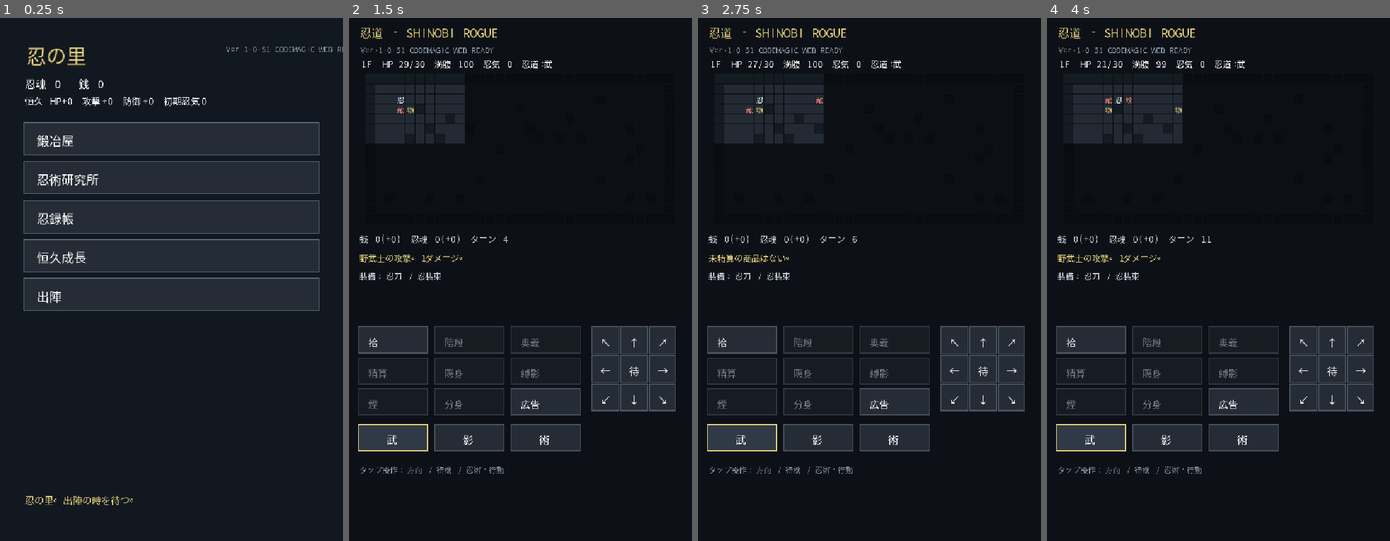
Above: before the commit, frames 1-4 (left to right).
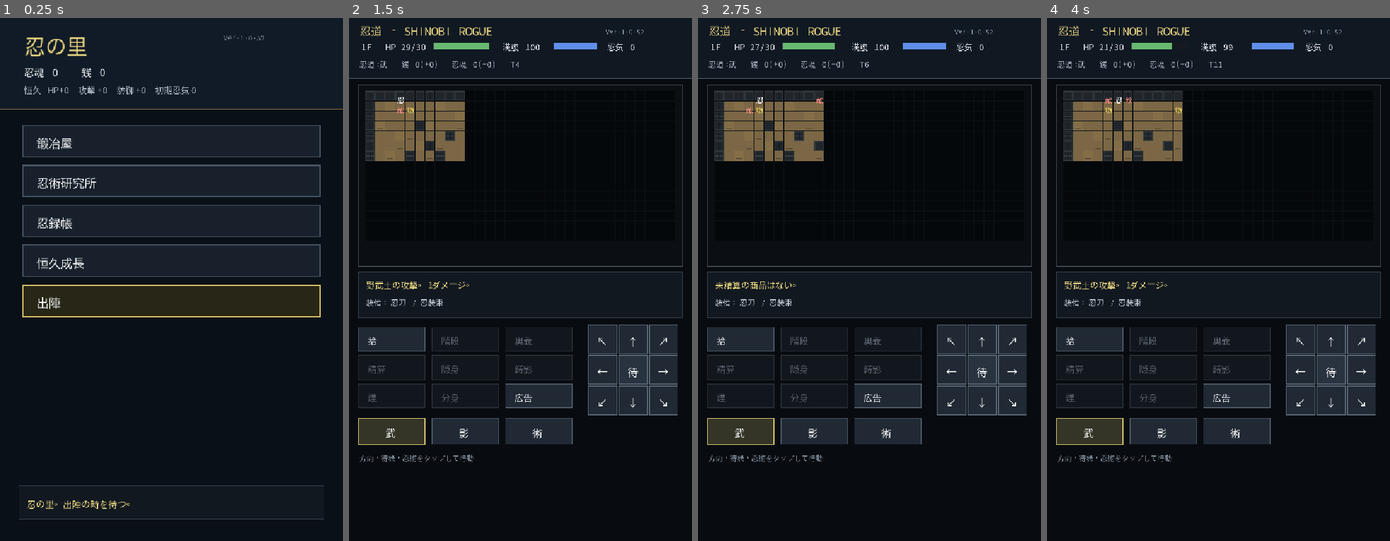
Above: after the commit, the same moments.

Repository: chuanqiliangzhi50-a11y/shinobi-rogue
Game: Godot game, scene res://Main.tscn
Two runs of this game, one before a commit and one after it. Both use one fixed random seed, a clock stepped at 60 frames per second and the inputs below.
Inputs (mouse positions are in pixels of both pictures, inside the frame that each line leads up to):
- Up to frame 1 (0.25 s): no input
- Up to frame 2 (1.5 s): tap Enter at 0.5 s; move the mouse to (595, 253) at 0.52 s; hold Right 0.53-1.28 s; tap Y at 0.6 s; click (595, 253) at 0.67 s; tap Space at 0.77, 1.25 s; move the mouse to (451, 305) at 1.27 s; hold Down from 1.28 s (still down); tap N at 1.35 s
- Up to frame 3 (2.75 s): tap Space at 1.52 s; tap Enter at 2 s; move the mouse to (903, 164) at 2.02 s; release Down at 2.03 s; hold Right from 2.03 s (still down); tap B at 2.1 s
- Up to frame 4 (4 s): tap Space at 2.75, 3.02, 3.77 s; move the mouse to (1201, 384) at 2.77 s; release Right at 2.78 s; hold Up 2.78-3.53 s; tap C at 2.85 s; click (1201, 384) at 2.92 s; tap Enter at 3.5 s; move the mouse to (1321, 357) at 3.52 s; hold A from 3.53 s (still down); tap 1 at 3.6 s

The runs differ from the first frame. In frame 1, 13% of the frame differs, in the area x 0-100%, y 3-96%; in frame 2, 13%; in frame 3, 13%; in frame 4, 13%.

Commit message:
Add files via upload

Diff:
--- a/Main.gd
+++ b/Main.gd
@@ -1,7 +1,7 @@
 extends Node2D
 
-const VERSION := "1.0.51"
-const RELEASE_CHANNEL := "CODEMAGIC WEB READY"
+const VERSION := "1.0.52"
+const RELEASE_CHANNEL := "QUALITY IMPROVEMENT PREVIEW"
 const DEVELOPMENT_UI_ENABLED := false
 const ADS_ENABLED := false # Initial App Store release: ad SDK not integrated yet.
 const MAP_W := 31
@@ -2582,18 +2582,39 @@
 				return
 
 
+func draw_panel(rect: Rect2, fill: Color = Color("#141b23"), border: Color = Color("#46515f"), border_width: float = 2.0) -> void:
+	draw_rect(rect, fill)
+	draw_rect(rect, border, false, border_width)
+
+
+func draw_meter(pos: Vector2, size: Vector2, value: int, maximum: int, fill: Color, bg: Color = Color("#151a20")) -> void:
+	var ratio := 0.0
+	if maximum > 0:
+		ratio = clamp(float(value) / float(maximum), 0.0, 1.0)
+	draw_rect(Rect2(pos, size), bg)
+	draw_rect(Rect2(pos, Vector2(size.x * ratio, size.y)), fill)
+	draw_rect(Rect2(pos, size), Color("#66717e"), false, 1.0)
+
+
 func draw_village_portrait() -> void:
-	draw_rect(Rect2(0, 0, 720, 1100), Color("#121820"))
-	draw_ui_text(Vector2(50, 92), "忍の里", HORIZONTAL_ALIGNMENT_LEFT, -1, 42, Color("#e4cf7a"))
-	draw_ui_text(Vector2(50, 145), "忍魂 %d   銭 %d" % [souls, coins], HORIZONTAL_ALIGNMENT_LEFT, -1, 22, Color.WHITE)
-	draw_ui_text(Vector2(50, 180), "恒久 HP+%d  攻撃+%d  防御+%d  初期忍気%d" % [perm_hp, perm_attack, perm_defense, perm_ninja_energy], HORIZONTAL_ALIGNMENT_LEFT, -1, 19, Color.WHITE)
+	draw_rect(Rect2(0, 0, 720, 1100), Color("#0a1017"))
+	# Replaceable visual shell: no gameplay/save dependency.
+	draw_rect(Rect2(0, 0, 720, 190), Color("#111b27"))
+	draw_rect(Rect2(0, 190, 720, 3), Color("#8d7740"))
+	draw_ui_text(Vector2(46, 72), "忍の里", HORIZONTAL_ALIGNMENT_LEFT, -1, 44, Color("#e8d47f"))
+	draw_ui_text(Vector2(48, 120), "忍魂 %d    銭 %d" % [souls, coins], HORIZONTAL_ALIGNMENT_LEFT, -1, 21, Color("#e4e8ed"))
+	draw_ui_text(Vector2(48, 157), "恒久 HP+%d  攻撃+%d  防御+%d  初期忍気%d" % [perm_hp, perm_attack, perm_defense, perm_ninja_energy], HORIZONTAL_ALIGNMENT_LEFT, -1, 18, Color("#aeb7c2"))
 	if village_menu == "main":
 		var labels = ["鍛冶屋", "忍術研究所", "忍録帳", "恒久成長", "出陣"]
 		for i in range(labels.size()):
-			var r := Rect2(50, 220 + i * 82, 620, 68)
-			draw_rect(r, Color("#252c35"))
-			draw_rect(r, Color("#596575"), false, 2)
-			draw_ui_text(r.position + Vector2(24, 45), labels[i], HORIZONTAL_ALIGNMENT_LEFT, -1, 26, Color.WHITE)
+			var r := Rect2(48, 226 + i * 84, 624, 66)
+			var fill := Color("#18212b")
+			var border := Color("#455464")
+			if i == labels.size() - 1:
+				fill = Color("#282717")
+				border = Color("#d7bf66")
+			draw_panel(r, fill, border, 2.0)
+			draw_ui_text(r.position + Vector2(26, 44), labels[i], HORIZONTAL_ALIGNMENT_LEFT, -1, 25, Color("#f0f2f5"))
 	else:
 		var title := ""
 		var actions: Array = []
@@ -2609,86 +2630,122 @@
 		else:
 			title = "恒久成長"
 			actions = ["最大HP+5（忍魂5）", "攻撃+1（忍魂5）", "防御+1（忍魂5）"]
-		draw_ui_text(Vector2(50, 245), title, HORIZONTAL_ALIGNMENT_LEFT, -1, 32, Color("#e4cf7a"))
+		draw_ui_text(Vector2(48, 250), title, HORIZONTAL_ALIGNMENT_LEFT, -1, 32, Color("#e8d47f"))
 		for i in range(actions.size()):
-			var r := Rect2(50, 300 + i * 80, 620, 64)
-			draw_rect(r, Color("#252c35"))
-			draw_rect(r, Color("#596575"), false, 2)
+			var r := Rect2(48, 306 + i * 80, 624, 64)
+			draw_panel(r, Color("#18212b"), Color("#455464"), 2.0)
 			draw_ui_text(r.position + Vector2(18, 42), str(actions[i]).left(42), HORIZONTAL_ALIGNMENT_LEFT, -1, 20, Color.WHITE)
-		var back := Rect2(50,650,260,64)
-		draw_rect(back,Color("#252c35"))
-		draw_rect(back,Color("#596575"),false,2)
-		draw_ui_text(back.position+Vector2(24,42),"戻る",HORIZONTAL_ALIGNMENT_LEFT,-1,22,Color.WHITE)
-	draw_ui_text(Vector2(50, 1020), message.left(40), HORIZONTAL_ALIGNMENT_LEFT, -1, 20, Color("#e4cf7a"))
-	draw_ui_text(Vector2(470, 70), "Ver.%s %s" % [VERSION, RELEASE_CHANNEL], HORIZONTAL_ALIGNMENT_LEFT, -1, 15, Color("#8995a3"))
+		var back := Rect2(48, 654, 270, 64)
+		draw_panel(back, Color("#18212b"), Color("#455464"), 2.0)
+		draw_ui_text(back.position + Vector2(24, 42), "戻る", HORIZONTAL_ALIGNMENT_LEFT, -1, 22, Color.WHITE)
+	draw_panel(Rect2(40, 984, 640, 70), Color("#111820"), Color("#394653"), 1.0)
+	draw_ui_text(Vector2(54, 1028), message.left(40), HORIZONTAL_ALIGNMENT_LEFT, -1, 19, Color("#e5d37d"))
+	draw_ui_text(Vector2(465, 46), "Ver.%s" % VERSION, HORIZONTAL_ALIGNMENT_LEFT, -1, 14, Color("#7f8b98"))
+
+
+func draw_dungeon_tile(p: Vector2, tile: String, seen: bool, x: int, y: int, tile_size: int) -> void:
+	var r := Rect2(p, Vector2(tile_size - 1, tile_size - 1))
+	if not seen:
+		draw_rect(r, Color("#05080b"))
+		return
+	if tile == "#":
+		var wall_base := Color("#2a3035")
+		if (x + y) % 3 == 0:
+			wall_base = Color("#30373c")
+		draw_rect(r, wall_base)
+		draw_rect(Rect2(p + Vector2(2, 2), Vector2(tile_size - 5, tile_size - 5)), Color("#1f252a"))
+		if y % 2 == 0:
+			draw_line(p + Vector2(2, tile_size * 0.5), p + Vector2(tile_size - 3, tile_size * 0.5), Color("#394047"), 1.0)
+		if x % 2 == 0:
+			draw_line(p + Vector2(tile_size * 0.5, 2), p + Vector2(tile_size * 0.5, tile_size - 3), Color("#161b20"), 1.0)
+	elif tile == ">":
+		draw_rect(r, Color("#4b442c"))
+		draw_rect(Rect2(p + Vector2(3, 3), Vector2(tile_size - 7, tile_size - 7)), Color("#776a3d"))
+	else:
+		var floor_base := Color("#7b6745")
+		if (x * 7 + y * 11) % 5 == 0:
+			floor_base = Color("#846e48")
+		draw_rect(r, floor_base)
+		draw_rect(Rect2(p + Vector2(1, 1), Vector2(tile_size - 3, tile_size - 3)), floor_base)
+		if (x + y) % 4 == 0:
+			draw_line(p + Vector2(4, tile_size - 5), p + Vector2(tile_size - 5, tile_size - 5), Color("#5a4c37"), 1.0)
 
 
 func draw_dungeon_portrait() -> void:
 	const PTILE := 21
 	const PMAP_X := 34
-	const PMAP_Y := 118
-	draw_rect(Rect2(0,0,720,1100), Color("#0d1117"))
-	draw_ui_text(Vector2(20,38), "忍道 - SHINOBI ROGUE", HORIZONTAL_ALIGNMENT_LEFT,-1,24,Color("#e4cf7a"))
-	draw_ui_text(Vector2(20,72), "Ver.%s %s" % [VERSION,RELEASE_CHANNEL], HORIZONTAL_ALIGNMENT_LEFT,-1,15,Color("#8995a3"))
-	draw_ui_text(Vector2(20,102), "%dF  HP %d/%d  満腹 %d  忍気 %d  忍道:%s" % [floor_no,hp,max_hp,hunger,ninja_energy,style_name], HORIZONTAL_ALIGNMENT_LEFT,-1,18,Color.WHITE)
+	const PMAP_Y := 154
+	draw_rect(Rect2(0, 0, 720, 1100), Color("#080c11"))
+	draw_rect(Rect2(0, 0, 720, 128), Color("#101822"))
+	draw_rect(Rect2(0, 126, 720, 2), Color("#5a6673"))
+	draw_ui_text(Vector2(20, 34), "忍道 - SHINOBI ROGUE", HORIZONTAL_ALIGNMENT_LEFT, -1, 23, Color("#e8d47f"))
+	draw_ui_text(Vector2(535, 33), "Ver.%s" % VERSION, HORIZONTAL_ALIGNMENT_LEFT, -1, 13, Color("#7f8b98"))
+	draw_ui_text(Vector2(20, 66), "%dF" % floor_no, HORIZONTAL_ALIGNMENT_LEFT, -1, 18, Color.WHITE)
+	draw_ui_text(Vector2(72, 66), "HP %d/%d" % [hp, max_hp], HORIZONTAL_ALIGNMENT_LEFT, -1, 17, Color("#e7ebef"))
+	draw_meter(Vector2(178, 53), Vector2(120, 13), hp, max_hp, Color("#67b96f"))
+	draw_ui_text(Vector2(320, 66), "満腹 %d" % hunger, HORIZONTAL_ALIGNMENT_LEFT, -1, 17, Color("#e7ebef"))
+	draw_meter(Vector2(430, 53), Vector2(90, 13), hunger, 100, Color("#5f8fe8"))
+	draw_ui_text(Vector2(540, 66), "忍気 %d" % ninja_energy, HORIZONTAL_ALIGNMENT_LEFT, -1, 17, Color("#e7ebef"))
+	draw_ui_text(Vector2(20, 102), "忍道:%s   銭 %d(+%d)   忍魂 %d(+%d)   T%d" % [style_name, coins, run_coins, souls, run_souls, turn_no], HORIZONTAL_ALIGNMENT_LEFT, -1, 16, Color("#aeb7c2"))
+	draw_panel(Rect2(20, 140, 680, 382), Color("#0b0f14"), Color("#3c4650"), 2.0)
 	for y in range(MAP_H):
 		for x in range(MAP_W):
-			var p := Vector2(PMAP_X + x*PTILE, PMAP_Y + y*PTILE)
+			var p := Vector2(PMAP_X + x * PTILE, PMAP_Y + y * PTILE)
 			var seen := validate_grid(explored) and bool(explored[y][x])
 			var tile := str(map[y][x]) if validate_grid(map) else "#"
-			var col := Color("#232a33") if seen else Color("#0c1015")
-			if tile == "#": col = Color("#151b22") if seen else Color("#090c10")
-			elif tile == ">": col = Color("#4a4430") if seen else Color("#0c1015")
-			draw_rect(Rect2(p,Vector2(PTILE-1,PTILE-1)),col)
+			draw_dungeon_tile(p, tile, seen, x, y, PTILE)
+	# Entity art is intentionally still placeholder glyphs until design approval.
 	for item in items:
 		var ip: Vector2i = item["pos"]
-		if is_visible_cell(ip): draw_ui_text(portrait_cell_center(ip)+Vector2(-8,6),"物",HORIZONTAL_ALIGNMENT_LEFT,-1,14,Color("#d6c56d"))
+		if is_visible_cell(ip):
+			draw_ui_text(portrait_cell_center(ip) + Vector2(-8, 6), "物", HORIZONTAL_ALIGNMENT_LEFT, -1, 14, Color("#f0d45f"))
 	for e in enemies:
 		var ep: Vector2i = e["pos"]
-		if is_visible_cell(ep): draw_ui_text(portrait_cell_center(ep)+Vector2(-8,6),"将" if bool(e["boss"]) else "敵",HORIZONTAL_ALIGNMENT_LEFT,-1,14,Color("#e07a72"))
-	if shopkeeper.size()>0:
+		if is_visible_cell(ep):
+			draw_ui_text(portrait_cell_center(ep) + Vector2(-8, 6), "将" if bool(e["boss"]) else "敵", HORIZONTAL_ALIGNMENT_LEFT, -1, 14, Color("#f08a7d"))
+	if shopkeeper.size() > 0:
 		var sp: Vector2i = shopkeeper["pos"]
-		if is_visible_cell(sp): draw_ui_text(portrait_cell_center(sp)+Vector2(-8,6),"闇" if merchant_type=="闇商人" else "商",HORIZONTAL_ALIGNMENT_LEFT,-1,14,Color("#c59cff") if merchant_type=="闇商人" else Color("#8ad5a2"))
-	if clone_active and is_visible_cell(clone_pos): draw_ui_text(portrait_cell_center(clone_pos)+Vector2(-8,6),"影",HORIZONTAL_ALIGNMENT_LEFT,-1,14,Color("#91a9d6"))
-	draw_ui_text(portrait_cell_center(player)+Vector2(-8,6),"忍",HORIZONTAL_ALIGNMENT_LEFT,-1,15,Color("#d9e2ee"))
-	var hunger_note := "【空腹注意】" if hunger<=20 else ""
-	draw_ui_text(Vector2(20,470),"銭 %d(+%d)  忍魂 %d(+%d)  ターン %d %s" % [coins,run_coins,souls,run_souls,turn_no,hunger_note],HORIZONTAL_ALIGNMENT_LEFT,-1,18,Color("#ffb27d") if hunger<=20 else Color("#c5cbd3"))
-	draw_ui_text(Vector2(20,510),message.left(44),HORIZONTAL_ALIGNMENT_LEFT,-1,18,Color("#e4cf7a"))
-	draw_ui_text(Vector2(20,548),"装備: %s / %s" % [WEAPON_NAME,ARMOR_NAME],HORIZONTAL_ALIGNMENT_LEFT,-1,17,Color("#c5cbd3"))
-	if unpaid_items.size()>0: draw_ui_text(Vector2(20,582),"未精算 %d点 / 合計%d銭" % [unpaid_items.size(),shop_total_unpaid()],HORIZONTAL_ALIGNMENT_LEFT,-1,16,Color("#ff9a7a"))
-	if merchant_bound_turns>0: draw_ui_text(Vector2(360,582),"商人縛影 %d" % merchant_bound_turns,HORIZONTAL_ALIGNMENT_LEFT,-1,16,Color("#a8c6ff"))
-	if smoke_turns>0: draw_ui_text(Vector2(20,612),"煙 %d" % smoke_turns,HORIZONTAL_ALIGNMENT_LEFT,-1,16,Color("#b7bdc8"))
-	if clone_active: draw_ui_text(Vector2(180,612),"分身あと%d歩" % clone_steps_left,HORIZONTAL_ALIGNMENT_LEFT,-1,16,Color("#91a9d6"))
+		if is_visible_cell(sp):
+			draw_ui_text(portrait_cell_center(sp) + Vector2(-8, 6), "闇" if merchant_type == "闇商人" else "商", HORIZONTAL_ALIGNMENT_LEFT, -1, 14, Color("#c59cff") if merchant_type == "闇商人" else Color("#8ad5a2"))
+	if clone_active and is_visible_cell(clone_pos):
+		draw_ui_text(portrait_cell_center(clone_pos) + Vector2(-8, 6), "影", HORIZONTAL_ALIGNMENT_LEFT, -1, 14, Color("#91a9d6"))
+	draw_ui_text(portrait_cell_center(player) + Vector2(-8, 6), "忍", HORIZONTAL_ALIGNMENT_LEFT, -1, 15, Color("#ffffff"))
+	var hunger_note := "【空腹注意】" if hunger <= 20 else ""
+	draw_panel(Rect2(20, 534, 680, 96), Color("#111820"), Color("#394653"), 1.0)
+	draw_ui_text(Vector2(34, 567), message.left(44), HORIZONTAL_ALIGNMENT_LEFT, -1, 18, Color("#e8d47f"))
+	draw_ui_text(Vector2(34, 603), "装備: %s / %s   %s" % [WEAPON_NAME, ARMOR_NAME, hunger_note], HORIZONTAL_ALIGNMENT_LEFT, -1, 16, Color("#bbc4ce"))
+	if unpaid_items.size() > 0:
+		draw_ui_text(Vector2(420, 603), "未精算 %d点/%d銭" % [unpaid_items.size(), shop_total_unpaid()], HORIZONTAL_ALIGNMENT_LEFT, -1, 15, Color("#ff9a7a"))
 	draw_mobile_controls_portrait()
-	if checkout_prompt or ad_menu: draw_modal_overlay_portrait()
+	if checkout_prompt or ad_menu:
+		draw_modal_overlay_portrait()
 
 
 func draw_mobile_controls_portrait() -> void:
-	var actions = [["拾","pickup"],["階段","stairs"],["奥義","ultimate"],["精算","buy"],["隠身","hide"],["縛影","bind"],["煙","smoke"],["分身","clone"],["広告","ad"]]
+	var actions = [["拾", "pickup"], ["階段", "stairs"], ["奥義", "ultimate"], ["精算", "buy"], ["隠身", "hide"], ["縛影", "bind"], ["煙", "smoke"], ["分身", "clone"], ["広告", "ad"]]
 	for i in range(actions.size()):
 		var col := i % 3
 		var row := i / 3
-		var r := Rect2(20+col*160,650+row*65,145,55)
+		var r := Rect2(20 + col * 154, 650 + row * 60, 140, 50)
 		var available := touch_action_available(str(actions[i][1]))
-		draw_rect(r,Color("#252c35") if available else Color("#171c22"))
-		draw_rect(r,Color("#48515e") if available else Color("#303740"),false,2)
-		draw_ui_text(r.position+Vector2(18,38),str(actions[i][0]),HORIZONTAL_ALIGNMENT_LEFT,-1,20,Color.WHITE if available else Color("#707984"))
-	var base := Vector2(510,650)
-	var cell := 60.0
-	var labels=[["↖","↑","↗"],["←","待","→"],["↙","↓","↘"]]
+		draw_panel(r, Color("#202934") if available else Color("#12171d"), Color("#4c5865") if available else Color("#252c34"), 1.5)
+		draw_ui_text(r.position + Vector2(17, 34), str(actions[i][0]), HORIZONTAL_ALIGNMENT_LEFT, -1, 19, Color("#f2f4f7") if available else Color("#59626d"))
+	var base := Vector2(502, 646)
+	var cell := 64.0
+	var labels = [["↖", "↑", "↗"], ["←", "待", "→"], ["↙", "↓", "↘"]]
 	for y in range(3):
 		for x in range(3):
-			var r := Rect2(base.x+x*cell,base.y+y*cell,cell-4,cell-4)
-			draw_rect(r,Color("#252c35"))
-			draw_rect(r,Color("#48515e"),false,2)
-			draw_ui_text(r.position+Vector2(15,39),labels[y][x],HORIZONTAL_ALIGNMENT_LEFT,-1,22,Color.WHITE)
-	var styles=[["武",20],["影",180],["術",340]]
+			var r := Rect2(base.x + x * cell, base.y + y * cell, cell - 4, cell - 4)
+			var center := x == 1 and y == 1
+			draw_panel(r, Color("#29333f") if center else Color("#202934"), Color("#596675"), 1.5)
+			draw_ui_text(r.position + Vector2(16, 41), labels[y][x], HORIZONTAL_ALIGNMENT_LEFT, -1, 22, Color.WHITE)
+	var styles = [["武", 20], ["影", 174], ["術", 328]]
 	for st in styles:
-		var r := Rect2(float(st[1]),855,145,55)
-		draw_rect(r,Color("#303946") if style_name==str(st[0]) else Color("#252c35"))
-		draw_rect(r,Color("#e4cf7a") if style_name==str(st[0]) else Color("#48515e"),false,2)
-		draw_ui_text(r.position+Vector2(56,38),str(st[0]),HORIZONTAL_ALIGNMENT_LEFT,-1,22,Color.WHITE)
-	draw_ui_text(Vector2(20,955),"タップ操作: 方向 / 待機 / 忍術・行動",HORIZONTAL_ALIGNMENT_LEFT,-1,16,Color("#8995a3"))
+		var r := Rect2(float(st[1]), 842, 140, 54)
+		var active := style_name == str(st[0])
+		draw_panel(r, Color("#343527") if active else Color("#202934"), Color("#dbc66e") if active else Color("#4c5865"), 2.0 if active else 1.5)
+		draw_ui_text(r.position + Vector2(54, 37), str(st[0]), HORIZONTAL_ALIGNMENT_LEFT, -1, 21, Color.WHITE)
+	draw_ui_text(Vector2(20, 930), "方向・待機・忍術をタップして行動", HORIZONTAL_ALIGNMENT_LEFT, -1, 15, Color("#7f8b98"))
 
 
 func draw_modal_overlay_portrait() -> void:
--- a/export_presets.ios.template.cfg
+++ b/export_presets.ios.template.cfg
@@ -22,7 +22,7 @@
 
 application/app_store_team_id="REPLACE_WITH_10_CHAR_TEAM_ID"
 application/bundle_identifier="com.example.shinobirogue"
-application/short_version="1.0.51"
+application/short_version="1.0.52"
 application/version="49"
 application/min_ios_version="15.0"
 application/export_project_only=true
--- a/project.godot
+++ b/project.godot
@@ -11,7 +11,7 @@
 [application]
 
 config/name="忍道 - SHINOBI ROGUE"
-config/version="1.0.51"
+config/version="1.0.52"
 run/main_scene="res://Main.tscn"
 config/features=PackedStringArray("4.7")
 config/icon="res://icon.svg"
Not shown, changed: RELEASE_HASHES.txt
Not shown, added: STATIC_AUDIT_1_0_52.txt
Not shown, changed: codemagic.yaml
Not shown, changed: README.md
Not shown, changed: RELEASE_NOTES.md
